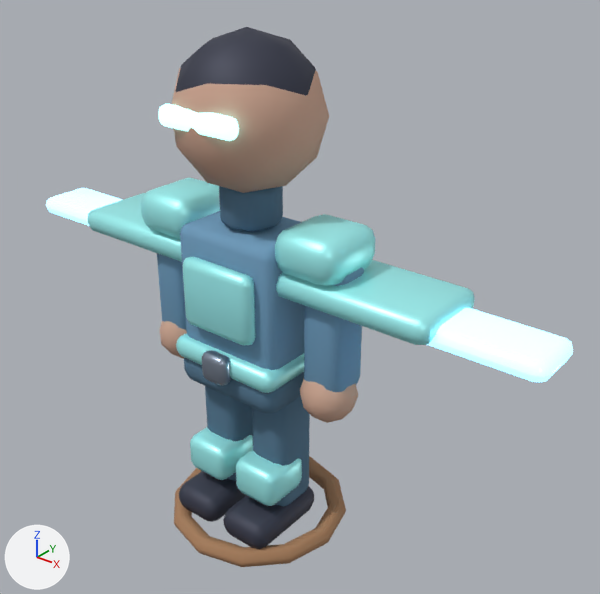
A saved change to the Blender file assets-source/blender/characters/flyingEliteArcher.blend.
Rendered twice from a camera (50 mm lens) standing at (1.94, -2.14, 2.39) and looking at (0.1, 0.16, 0.96). The lights are fixed; the arrows at lower left show +X, +Y and +Z. The older version comes first.

The older version as bpy lines, for what is in view:
```python
me_cube_494 = bpy.data.meshes.new('Cube.494')
me_cube_494.from_pydata(...)  # a box spanning x -0.11..0.11, y -0.06..0.06, z -0.19..0.19
me_cube_494.polygons.foreach_set('use_smooth', [True] * 6)
me_cube_494.materials.append(mat_mat_flyingelitearcher_dark)  # greyish blue #3c3f50
me_cube_503 = bpy.data.meshes.new('Cube.503')
me_cube_503.from_pydata(...)  # a box spanning x -0.35..0.35, y -0.05..0.05, z -0.175..0.175
me_cube_503.polygons.foreach_set('use_smooth', [True] * 6)
me_cube_503.materials.append(mat_mat_flyingelitearcher_accent)  # cyan #aaffff
me_torus_015 = bpy.data.meshes.new('Torus.015')
me_torus_015.from_pydata(...)  # 60 vertices, 60 faces; spans x -0.385..0.385, y -0.385..0.385, z -0.043..0.043
me_torus_015.polygons.foreach_set('use_smooth', [True] * 60)
me_torus_015.materials.append(mat_mat_flyingelitearcher_wood)  # brown #a67c59
ob_boot_r = bpy.data.objects.new('boot.R', me_cube_494)
ob_boot_r.location = (0.13, -0.08, 0.08)
ob_boot_r.rotation_euler = (1.571, 0.0, 0.0)  # degrees (90, 0, 0)
_m = ob_boot_r.modifiers.new('soft bevel', 'BEVEL')
_m.width = 0.045
_m.width_pct = 0.045
_m.segments = 2
ob_weapon_bow = bpy.data.objects.new('weapon.bow', me_torus_015)
ob_weapon_bow.location = (0.0, 0.0, 0.0)
ob_weapon_bow.rotation_euler = (3.142, 0.0, 0.0)  # degrees (180, 0, 0)
_m = ob_weapon_bow.modifiers.new('soft bevel', 'BEVEL')
_m.width = 0.015
_m.width_pct = 0.015
_m.segments = 2
ob_wing_1_inner = bpy.data.objects.new('wing.1.inner', me_cube_503)
ob_wing_1_inner.location = (0.48, 0.04, 1.15)
ob_wing_1_inner.rotation_euler = (1.571, 0.0, 0.0)  # degrees (90, 0, 0)
_m = ob_wing_1_inner.modifiers.new('soft bevel', 'BEVEL')
_m.width = 0.04
_m.width_pct = 0.04
_m.segments = 2
# also in view: 'leg.L' at (-0.13, 0.0, 0.38); 'knee.L' at (-0.13, -0.08, 0.27); 'shoulder.R' at (0.34, 0.0, 1.28); 'crest.lens' at (0.0, -0.25, 1.72); 'torso' at (0.0, 0.0, 0.98)
```
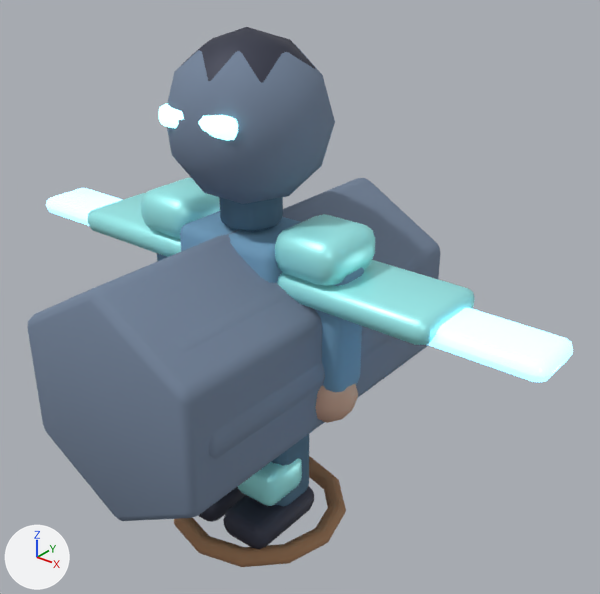
The change, as a list of edits to the scene's bpy script:
```text
Add mat_mat_lodproxy:
    mat_mat_lodproxy = principled_material('MAT_LODProxy')
    mat_mat_lodproxy.base_color = (0.18, 0.24, 0.34)  # greyish blue #76869e
    mat_mat_lodproxy.metallic = 0.05
    mat_mat_lodproxy.roughness = 0.92
Add me_icosphere_169:
    me_icosphere_169.from_pydata(...)  # an icosphere of 80 faces spanning x -0.285..0.285, y -0.3..0.3, z -0.3..0.3
    me_icosphere_169.polygons.foreach_set('use_smooth', [True] * 80)
    me_icosphere_169.materials.append(mat_mat_lodproxy)  # greyish blue #76869e
Add me_cylinder_100:
    me_cylinder_100.from_pydata(...)  # a 6-sided cylinder along z spanning x -0.4..0.4, y -0.46..0.46, z -0.75..0.75
    me_cylinder_100.polygons.foreach_set('use_smooth', [True] * 8)
    me_cylinder_100.materials.append(mat_mat_lodproxy)  # greyish blue #76869e
Add me_cylinder_099:
    me_cylinder_099.from_pydata(...)  # an 8-sided cylinder along z spanning x -0.42..0.42, y -0.42..0.42, z -0.675..0.675
    me_cylinder_099.polygons.foreach_set('use_smooth', [True] * 10)
    me_cylinder_099.materials.append(mat_mat_lodproxy)  # greyish blue #76869e
Add ob_lod2_proxy_head:
    ob_lod2_proxy_head = bpy.data.objects.new('LOD2_PROXY_head', me_icosphere_169)
    ob_lod2_proxy_head.parent = ob_lod2
    ob_lod2_proxy_head.location = (0.0, 1.68, 0.0)
    _m = ob_lod2_proxy_head.modifiers.new('soft bevel', 'BEVEL')
    _m.width = 0.02
    _m.width_pct = 0.02
    _m.segments = 2
Add ob_lod2_proxy_body:
    ob_lod2_proxy_body = bpy.data.objects.new('LOD2_PROXY_body', me_cylinder_100)
    ob_lod2_proxy_body.parent = ob_lod2
    ob_lod2_proxy_body.location = (0.0, 0.84, 0.0)
    _m = ob_lod2_proxy_body.modifiers.new('soft bevel', 'BEVEL')
    _m.width = 0.035
    _m.width_pct = 0.035
    _m.segments = 2
Add ob_lod1_proxy_body:
    ob_lod1_proxy_body = bpy.data.objects.new('LOD1_PROXY_body', me_cylinder_099)
    ob_lod1_proxy_body.parent = ob_lod1
    ob_lod1_proxy_body.location = (0.0, 0.84, 0.0)
    _m = ob_lod1_proxy_body.modifiers.new('soft bevel', 'BEVEL')
    _m.width = 0.035
    _m.width_pct = 0.035
    _m.segments = 2
```

Boxes (x1, y1, x2, y2) around the edits, measured in the pictures (600 x 594 px):
'LOD2_PROXY_body', added: after (27, 178, 440, 521)
'LOD2_PROXY_head', added: after (167, 46, 335, 204)
'LOD1_PROXY_body', added (mostly hidden): after (69, 225, 409, 460)
'head', unchanged, covered by the edit: before (172, 68, 329, 193)
'torso', unchanged, covered by the edit: before (180, 211, 304, 370); after (180, 211, 301, 283)
'chestPanel', unchanged, covered by the edit: before (182, 257, 256, 345)
'leg.R', unchanged, covered by the edit: before (252, 396, 310, 506); after (271, 434, 309, 506)
